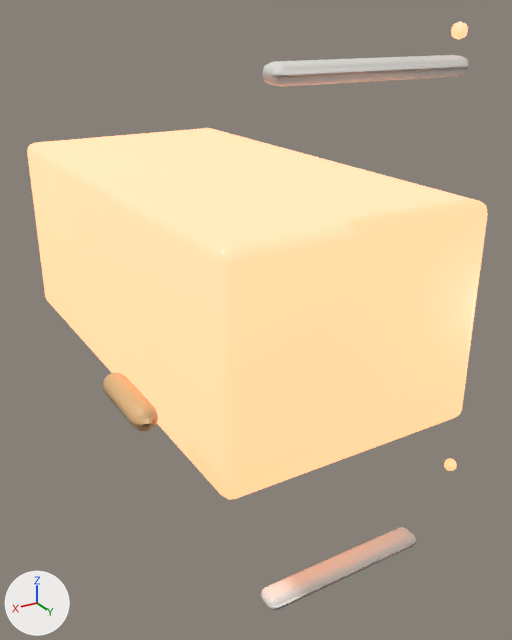
The glTF model unity/Assets/Art/EarlyGame/garage-kit/garage-server-closet.glb: old version first, new version second.
One viewpoint serves both versions: a 50 mm lens placed at (0.691, 1.83, 1.521), pointed at (-0.032, 0.625, 0.919). Arrows for +X, +Y and +Z are at lower left; the lights stay in place. The older version comes first. Where no turn or scale is listed for an object, it has been applied to the vertices. Vertices at exactly the same position are counted once.

The first picture shows 'Handle.001', 'Led0.001', 'Led2.001', 'Shell.001', 'Vent0.001', 'Vent2.001'.
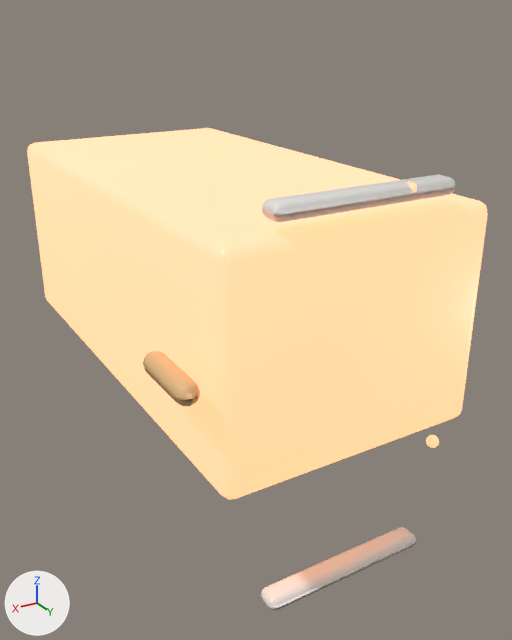
Where the newer file only moved an object's origin or applied its transform, the numbers keep the older frame.

Pixel boxes (x1, y1, x2, y2) of what changed, in the pictures (512 x 640 px):
'Vent2.001', moved
    before: (262, 55, 469, 87)
    after: (262, 174, 456, 222)
'Handle.001', moved
    before: (103, 373, 158, 431)
    after: (143, 351, 200, 406)
'Led2.001', reshaped, moved
    before: (451, 21, 468, 40)
    after: (407, 182, 417, 192)
'Led0.001', reshaped, moved (8% taller)
    before: (444, 459, 457, 471)
    after: (426, 435, 439, 448)

Edits to the bpy script that builds the scene:
```text
Change me_cube_020:
    used by ob_handle_001; location = (0.0, 1.37, 0.0)
    remove me_cube_020.from_pydata(...)  # 80 vertices, 156 faces; spans x 0.36..0.4, y -0.495..-0.345, z 0.98..1.02
    add me_cube_020.from_pydata(...)  # 80 vertices, 156 faces; spans x 0.36..0.4, y -0.495..-0.345, z 1.0..1.04
    me_cube_020 part 1: the whole mesh is moved by (0.0, 0.0, 0.02)
Change me_cube_023:
    used by ob_vent2_001; location = (0.0, 1.4, 0.0)
    remove me_cube_023.from_pydata(...)  # 84 vertices, 164 faces; spans x -0.175..0.175, y -0.425..-0.375, z 1.435..1.465
    add me_cube_023.from_pydata(...)  # 84 vertices, 164 faces; spans x -0.175..0.175, y -0.405..-0.355, z 1.435..1.465
    me_cube_023 part 4: the whole mesh is moved by (0.0, 0.02, 0.0)
Change me_cube_024:
    used by ob_led0_001; location = (0.0, 1.412, 0.0)
    remove me_cube_024.from_pydata(...)  # 74 vertices, 144 faces; spans x -0.2625..-0.2375, y -0.4125..-0.3875, z 0.6875..0.7125
    add me_cube_024.from_pydata(...)  # 82 vertices, 160 faces; spans x -0.2625..-0.2375, y -0.3925..-0.3675, z 0.6875..0.7125
    me_cube_024 part 2: 74 vertices removed from x -0.2625..-0.2375, y -0.4125..-0.3875, z 0.6875..0.7125; 82 vertices added at x -0.2625..-0.2375, y -0.3925..-0.3675, z 0.6875..0.7125
Change me_cube_026:
    used by ob_led2_001; location = (0.0, 1.412, 0.0)
    remove me_cube_026.from_pydata(...)  # 72 vertices, 140 faces; spans x -0.1625..-0.1375, y -0.4125..-0.3875, z 1.4875..1.5125
    add me_cube_026.from_pydata(...)  # 80 vertices, 156 faces; spans x -0.1625..-0.1375, y -0.3925..-0.3675, z 1.4875..1.5125
    me_cube_026 part 3: 72 vertices removed from x -0.1625..-0.1375, y -0.4125..-0.3875, z 1.4875..1.5125; 80 vertices added at x -0.1625..-0.1375, y -0.3925..-0.3675, z 1.4875..1.5125
Change ob_handle_001:
    ob_handle_001.location: (0.0, 1.37, 0.0) -> (-0.067, 1.37, 0.0)
Change ob_vent2_001:
    ob_vent2_001.location: (0.0, 1.4, 0.0) -> (0.0, 1.38, -0.183)
Change ob_led0_001:
    ob_led0_001.location: (0.0, 1.412, 0.0) -> (0.058, 1.392, 0.074)
Change ob_led2_001:
    ob_led2_001.location: (0.0, 1.412, 0.0) -> (0.071, 1.392, -0.228)
```
